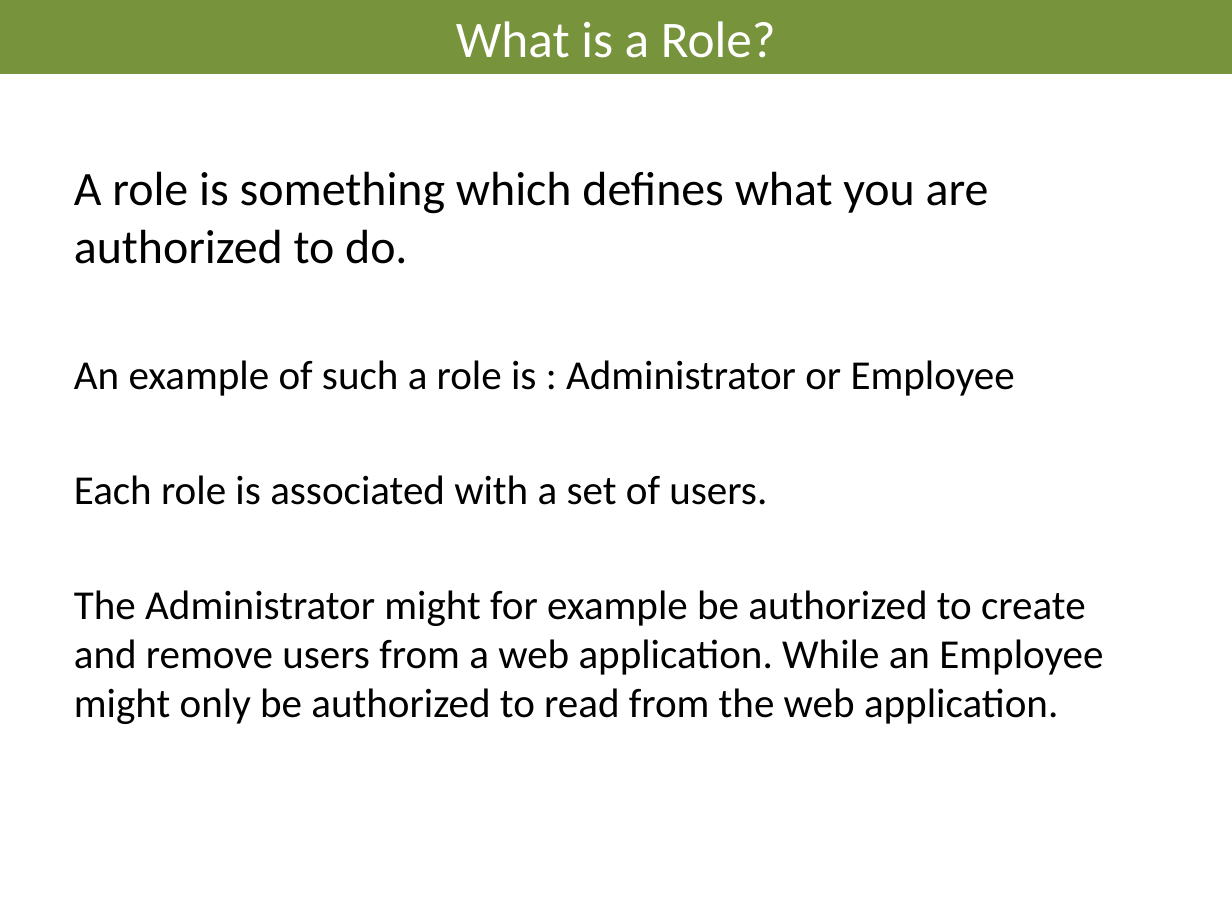
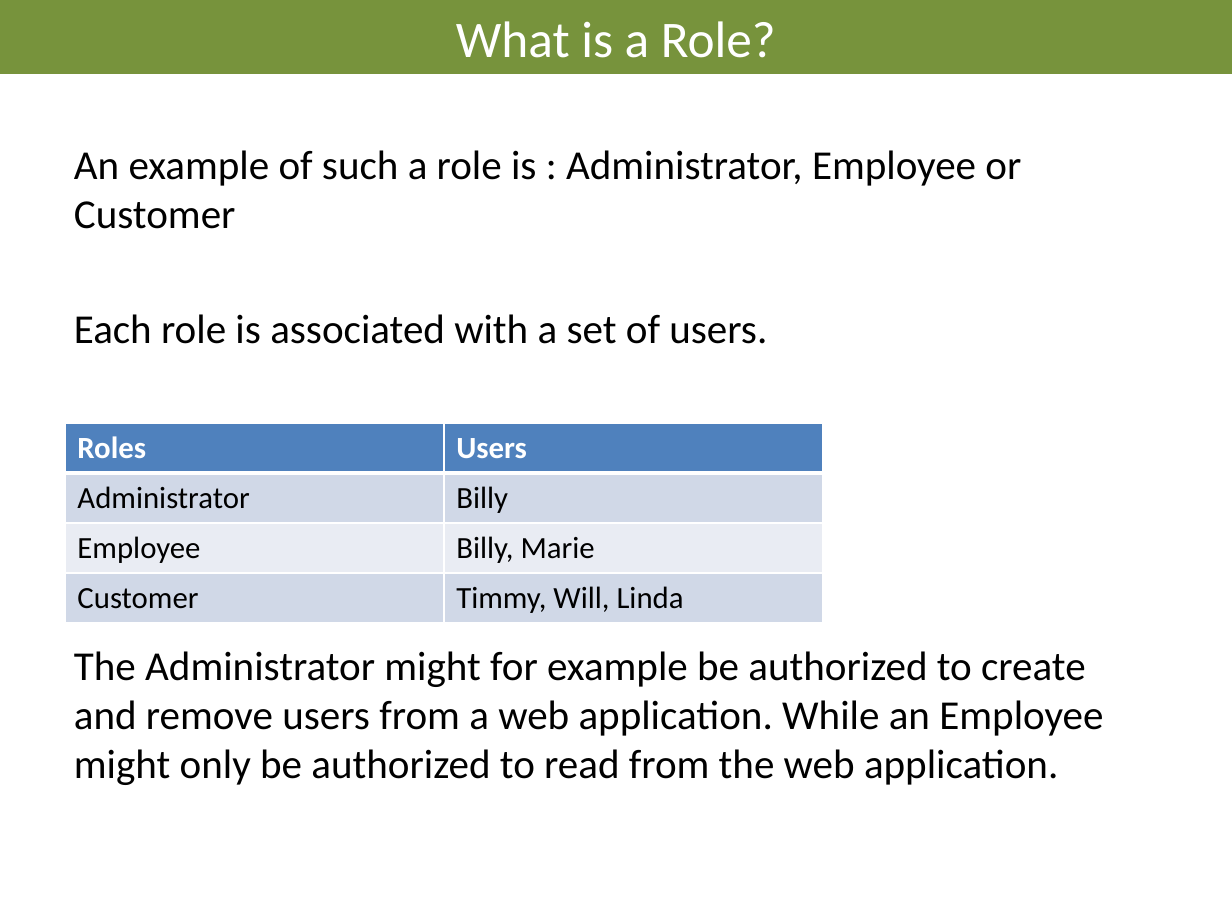
Before and after one commit to AndreasElffors/IdentityTemplate, a slide deck: slide 8 of Documents/Identity-Theory.pptx (slide 3 before the commit). Drawn at 1232x924 pixels with LibreOffice and Linux fonts; fonts in the diff are those of the drawing; background and template pictures are left out. Boxes give left, top, right and bottom in pixels: in the first picture for what was removed or moved away, otherwise in the second. Text is boxed around its words. In the diff, an @@ line names an element or a change of style, - is before the commit and + after.

```diff
--- a/Documents/Identity-Theory.pptx
+++ b/Documents/Identity-Theory.pptx
@@ text "An example of such a ...": place and size @@
-text "An example of such a ..." at box(74, 171, 1103, 724)
+text "An example of such a ..." at box(74, 150, 1103, 785)
@@ text at box(74, 150, 1021, 229): text changed; size 28 to 24 pt @@
-A role is something which defines what you are authorized to do.
-An example of such a role is : Administrator or Employee
+An example of such a role is : Administrator, Employee or Customer
@@ table added at box(65, 424, 824, 621), 4 rows, 2 columns @@
+Roles | Users
+Administrator | Billy
+Employee | Billy, Marie
+Customer | Timmy, Will, Linda
```
Also in this commit, not shown: 12 other slides changed, 12 slides added, 2 slides removed.
